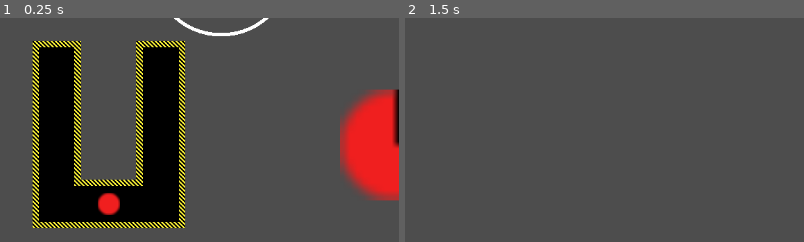
Above: before the commit, frames 1-2 (left to right).
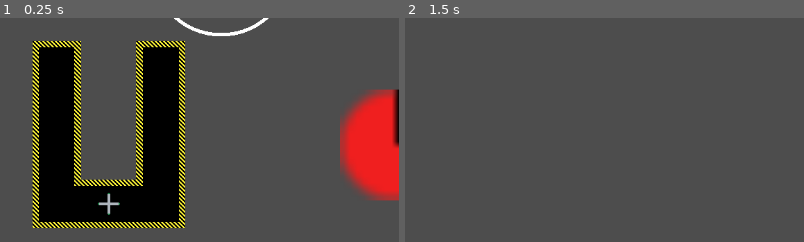
Above: after the commit, the same moments.

Repository: acidmath/DialIt
Game: Godot game, scene res://settings_menu.tscn
The game is run twice, just before and just after one commit, with the same random seed, the same clock (stepped at 60 frames per second) and the same inputs. This scene is started directly instead of the project's main scene. Sound files missing from this copy of the repository are replaced by a short silence.
Inputs (mouse positions are % of the whole screen's width and height, from its top left):
- Up to frame 1 (0.25 s): no input
- Up to frame 2 (1.5 s): tap Enter at 0.5 s; drag from (49, 78) to (77, 58) at 0.52 s; click "Return" at 1.25 s
The pictures show only the part of the screen within x 0-50%, y 50-100%; the shares and areas given below are measured in that part.

The runs differ from the first frame. In frame 1, 0.5% of the frame differs, in the area x 24-31%, y 78-88%; in frame 2, nothing differs.

Commit message:
some cleanup, new art

Diff:
--- a/controls/shifter_0/shifter_0.gd
+++ b/controls/shifter_0/shifter_0.gd
@@ -15,14 +15,8 @@
 	track_area.mouse_exited_track.connect(on_track_area_exited)
 	grab_area.mouse_entered_grab.connect(on_grab_area_entered)
 	grab_area.mouse_exited_grab.connect(on_grab_area_exited)
-	for point in track_area.collision_shape.polygon:
-		print(point)
 
 func _process(_delta: float) -> void:
-	#if grab_out_of_bounds:
-		#grab_area.position = last_good_grab_position
-		#grab_out_of_bounds = false
-		#return
 	#this should move to an entirely different script
 	#print(Input.get_accelerometer())
 	if track_area_entered and grab_area_entered and Input.is_action_pressed("press_down"):
@@ -48,7 +42,6 @@
 	var top_in = Geometry2D.is_point_in_polygon(translated_grab_area_top, track_area_polygon)
 	var right_in = Geometry2D.is_point_in_polygon(translated_grab_area_right, track_area_polygon)
 	var bottom_in = Geometry2D.is_point_in_polygon(translated_grab_area_bottom, track_area_polygon)
-	print(left_in, " ", top_in, " ", right_in, " ", bottom_in)
 	return left_in and top_in and right_in and bottom_in
 
 func _input(event: InputEvent) -> void:
--- a/controls/shifter_0/shifter_0.tscn
+++ b/controls/shifter_0/shifter_0.tscn
@@ -2,12 +2,12 @@
 
 [ext_resource type="Script" uid="uid://dx1ilo3lx8i8y" path="res://controls/shifter_0/track_area.gd" id="1_gespa"]
 [ext_resource type="Script" uid="uid://dunlwuua34xnv" path="res://controls/shifter_0/shifter_0.gd" id="1_lguiq"]
-[ext_resource type="Texture2D" uid="uid://b78fd6iebftpc" path="res://controls/handle_red.png" id="2_4adw8"]
 [ext_resource type="Script" uid="uid://bvhdr5vp24s86" path="res://controls/shifter_0/grab_area.gd" id="2_jdxie"]
 [ext_resource type="Texture2D" uid="uid://buhxwgqss8gy7" path="res://controls/shifter_0/track_sprite.png" id="3_07g8j"]
+[ext_resource type="Texture2D" uid="uid://dhbfuprrcvqyb" path="res://controls/shifter_0/grab_sprite.png" id="5_07g8j"]
 
 [sub_resource type="CircleShape2D" id="CircleShape2D_jdxie"]
-radius = 20.0
+radius = 16.0
 
 [node name="Shifter0" type="Node2D" unique_id=566806642]
 script = ExtResource("1_lguiq")
@@ -30,5 +30,4 @@
 shape = SubResource("CircleShape2D_jdxie")
 
 [node name="Sprite2D" type="Sprite2D" parent="GrabArea/CollisionShape2D" unique_id=425834005]
-scale = Vector2(2, 2)
-texture = ExtResource("2_4adw8")
+texture = ExtResource("5_07g8j")
Binary file added: controls/shifter_0/grab_sprite.png
Not shown, added: controls/shifter_0/grab_sprite.png.import
